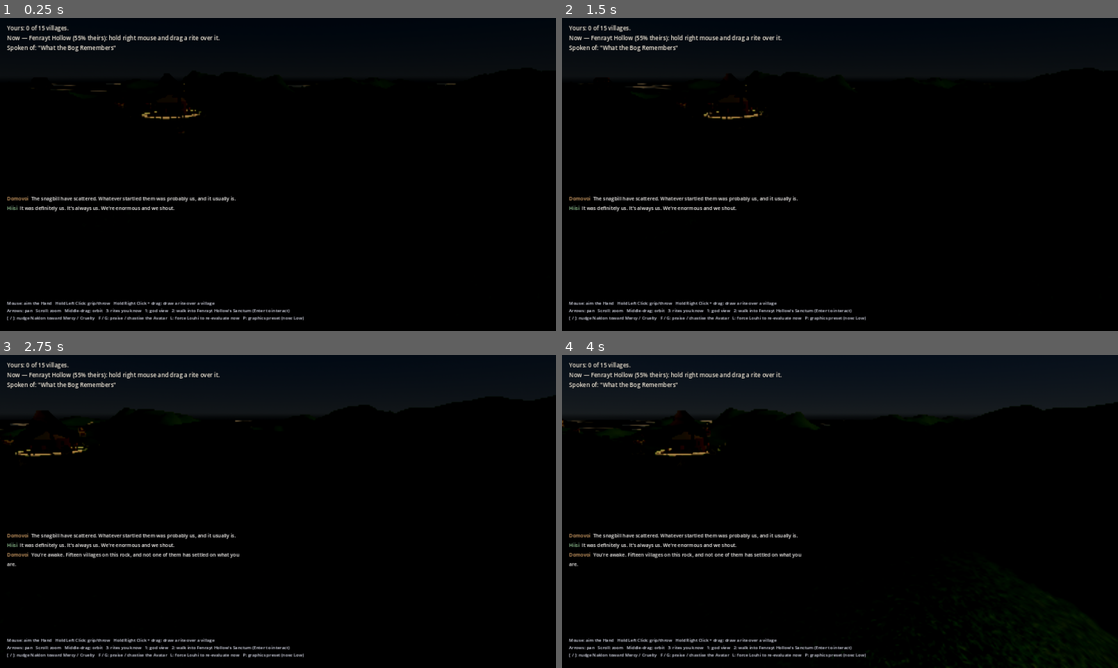
Above: before the commit, frames 1-4 (two rows, left to right).
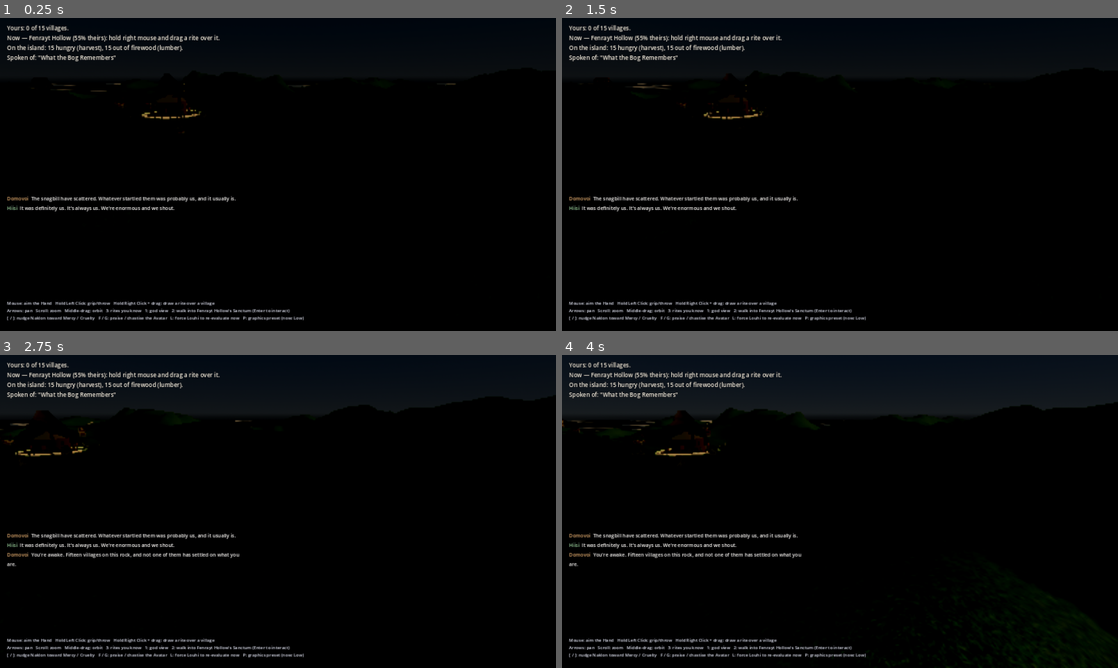
Above: after the commit, the same moments.

Repository: VolkMicro/BW
Game: Godot game, scene res://world/god_view.tscn
The game is run twice, just before and just after one commit, with the same random seed, the same clock (stepped at 60 frames per second) and the same inputs.
Inputs (mouse positions are in pixels of both pictures, inside the frame that each line leads up to):
- Up to frame 1 (0.25 s): no input
- Up to frame 2 (1.5 s): tap Enter (ui_accept) at 0.5 s; drag from (684, 246) to (895, 105) at 0.52 s; drag from (728, 190) to (812, 237) at 1.27 s
- Up to frame 3 (2.75 s): tap Enter (ui_accept) at 2 s; move the mouse to (333, 442) at 2.02 s; hold Right (ui_right) from 2.03 s (still down); right-click (333, 442) at 2.1 s
- Up to frame 4 (4 s): release Right (ui_right) at 2.75 s; drag from (812, 574) to (673, 464) at 2.77 s; move the mouse to (1006, 558) at 3.52 s; hold Left (ui_left) from 3.53 s (still down); tap K at 3.6 s; tap Enter (ui_accept) at 3.77 s

The runs differ from the first frame. In frame 1, 0.6% of the frame differs, in the area x 1-33%, y 8-14%; in frame 2, 0.6%; in frame 3, 0.6%; in frame 4, 0.5%.

Commit message:
A harvest now actually fills the granary
Two halves of the same gap.

The objective line names the island's shortages — "3 hungry (harvest),
2 out of firewood (lumber)" — because a simulation the player cannot see
from 300 m up is the same as no simulation, and each shortage happens to
have a rite that answers it, so naming it doubles as the hint. It warns at
12 units rather than at zero: by the time a granary is empty the village has
already been losing devotion for a while, and a warning that arrives with
the damage is not a warning.

Which exposed the lie. `harvest` produced no food. It moved a faith number
and nothing else — survivable while nobody ate, indefensible now that
villagers go hungry and the HUD points the player at that rite by name. Help
rites now deliver real goods into the village's stores: harvest and rain_call
food, lumber and repair wood.

The amounts are one workday, not a season — roughly what a village's food
workers produce in half a minute. A rite relieves the shortage and buys time
to fix its cause; it does not remove the need to have people in the fields,
which is what keeps the village a simulation rather than a vending machine.

Co-Authored-By: Claude Opus 5 <noreply@anthropic.com>
Claude-Session: https://claude.ai/code/session_01Gq14pZoRn66B3NC1Wbd68H

Diff:
--- a/world/god_view.gd
+++ b/world/god_view.gd
@@ -55,6 +55,12 @@
 ## included. The rest are planned onto the real terrain by SettlementPlanner —
 ## see world/village/settlement_planner.gd for why they are not authored.
 const TOTAL_VILLAGES := 15
+
+## Store level at or below which the objective line calls a village short.
+## Not zero: by the time a granary is actually empty the village has already
+## been losing devotion for a while, and a warning that arrives with the
+## damage is not a warning.
+const NEED_WARNING_LEVEL := 12.0
 
 ## One entry per village: which culture, where its container anchor lives in
 ## the scene tree (X/Z authored on that Node3D in world/god_view.tscn; Y is
@@ -690,6 +696,7 @@
 		# Fires Voices &"village_helped" and shifts Naklon toward mercy —
 		# both already implemented in systems/faith/reach.gd:146-154.
 		Reach.convert_via_help(target.id, float(HELP_RITE_AMOUNT[rite_id]) * quality)
+		_deliver_rite_goods(target, rite_id, quality)
 	elif TERROR_RITE_AMOUNT.has(rite_id):
 		Reach.convert_via_terror(target.id, float(TERROR_RITE_AMOUNT[rite_id]) * quality)
 	# Any other recognized rite id has no conversion meaning; the VFX and the
@@ -698,6 +705,32 @@
 
 	_maybe_tip_over(target)
 	_refresh_objective()
+
+
+## WHAT A HELP RITE ACTUALLY PUTS IN THE STORE.
+##
+## `harvest` is called a harvest. Before this it produced no food — it moved a
+## faith number and nothing else, which was survivable while nobody ate, and
+## became a lie the moment villagers started going hungry and the objective
+## line started telling the player to cast it at them. A god who answers a
+## famine with a rite named harvest has to actually fill the granary.
+##
+## The amounts are one workday, not a season: RITE_GOODS values are roughly
+## what a village's food workers produce in half a minute, so a rite relieves
+## a shortage and buys time to fix the cause. It does not remove the need to
+## have people in the fields, which is the thing that makes the village a
+## simulation rather than a vending machine.
+const RITE_GOODS: Dictionary = {
+	&"harvest": {&"food": 42.0},
+	&"rain_call": {&"food": 24.0},   # water for the fields, not food in hand
+	&"lumber": {&"wood": 38.0},
+	&"repair": {&"wood": 14.0},      # timber for the mending, spent on the way
+}
+
+func _deliver_rite_goods(v: Village, rite_id: StringName, quality: float) -> void:
+	var goods: Dictionary = RITE_GOODS.get(rite_id, {})
+	for resource in goods:
+		Stockpile.add(v, resource, float(goods[resource]) * quality)
 
 
 ## See CONVERSION_TIPPING_POINT. Emits through GameState.set_faith_fraction()
@@ -964,6 +997,32 @@
 		else:
 			lines.append("Now — %s (%d%% theirs): hold right mouse and drag a rite over it." % [target.display_name, pct])
 
+	# WHAT THE ISLAND NEEDS, in words the player can act on.
+	#
+	# The villagers now genuinely eat and burn firewood (see
+	# systems/economy/village_economy.gd), and a village going short loses
+	# devotion for it — but from 300 m up that is invisible, and an invisible
+	# simulation is the same as no simulation. This names the shortage and,
+	# because each shortage has a rite that answers it, doubles as the hint:
+	# hungry wants `harvest`, cold wants `lumber`.
+	var hungry: int = 0
+	var cold: int = 0
+	for value in GameState.villages.values():
+		var v: Village = value
+		if _village_is_lost(v):
+			continue
+		if Stockpile.get_amount(v, &"food") <= NEED_WARNING_LEVEL:
+			hungry += 1
+		if Stockpile.get_amount(v, &"wood") <= NEED_WARNING_LEVEL:
+			cold += 1
+	if hungry > 0 or cold > 0:
+		var parts: PackedStringArray = PackedStringArray()
+		if hungry > 0:
+			parts.append("%d hungry (harvest)" % hungry)
+		if cold > 0:
+			parts.append("%d out of firewood (lumber)" % cold)
+		lines.append("On the island: " + ", ".join(parts) + ".")
+
 	var active_title := _current_quest_title(target)
 	if active_title != "":
 		lines.append("Spoken of: \"%s\"" % active_title)
